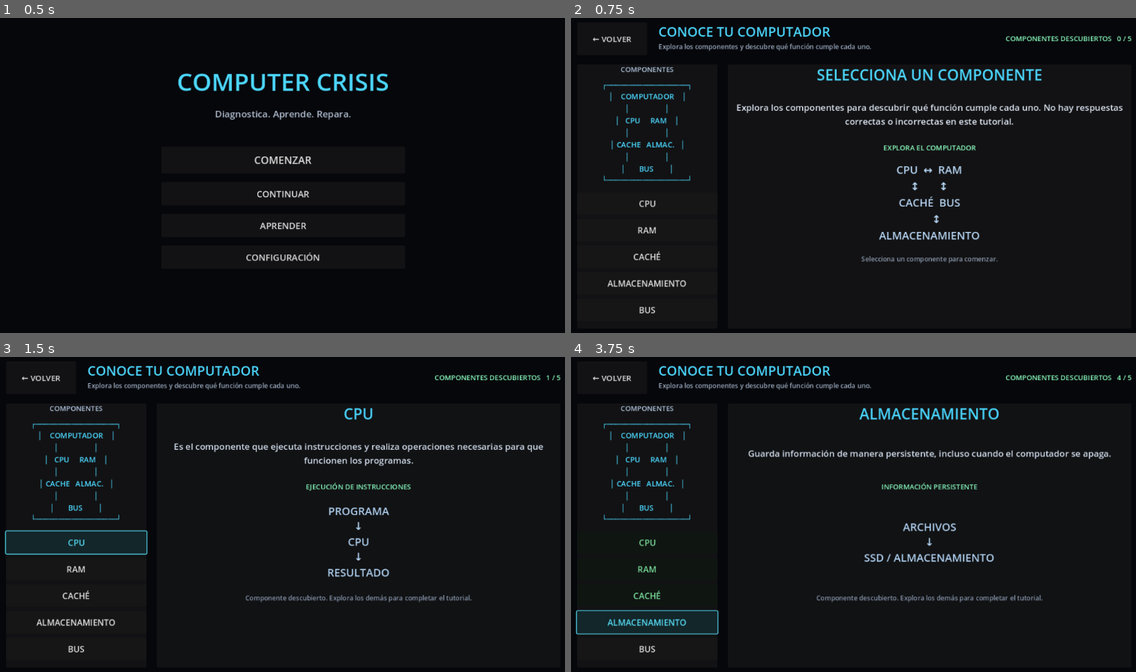
Above: before the commit, frames 1-4 (two rows, left to right).
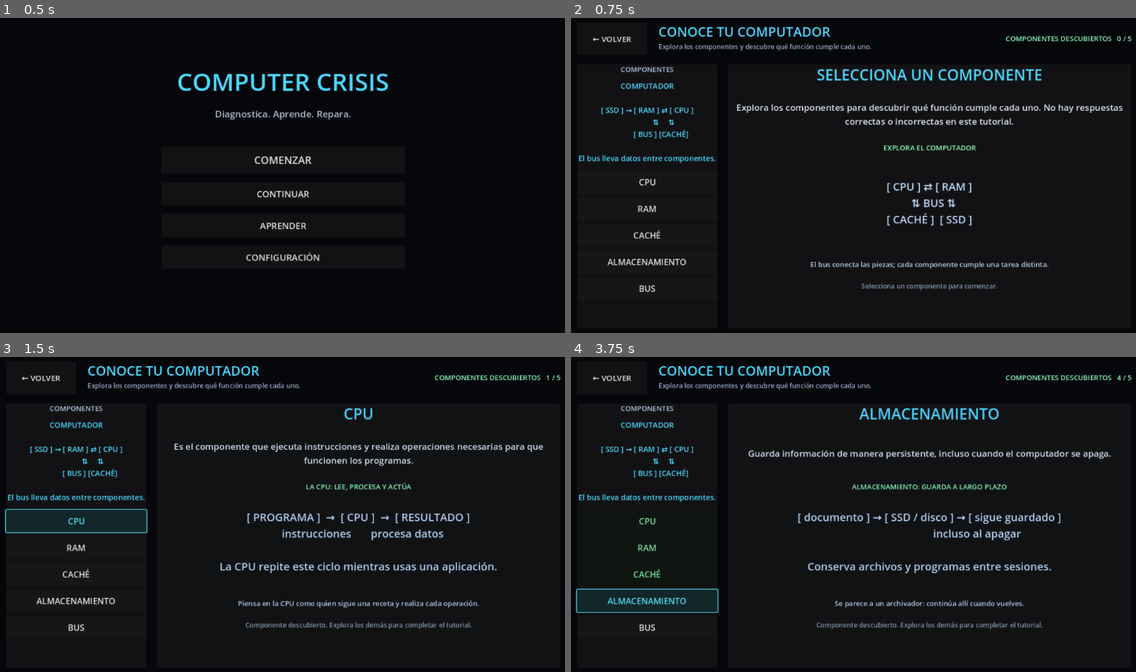
Above: after the commit, the same moments.

Repository: marcifuj/computer-crisis
Game: Godot game, scene res://scenes/main/main.tscn
Same seed, same stepped clock (60 frames per second), same inputs: the game is played once before the commit and once after it.
Inputs:
- Up to frame 1 (0.5 s): no input
- Up to frame 2 (0.75 s): click "APRENDER" at 0.5 s
- Up to frame 3 (1.5 s): click "CPU" at 1.25 s
- Up to frame 4 (3.75 s): click "RAM" at 2 s; click "CACHÉ" at 2.75 s; click "ALMACENAMIENTO" at 3.5 s

Frame 1 is identical in both runs. In frame 2, 4.0% of the frame differs, in the area x 1-85%, y 20-94%; in frame 3, 6.1%; in frame 4, 6.2%, in the area x 0-87%, y 20-94%.

Commit message:
feat: improve tutorial component diagrams

Diff:
--- a/scenes/tutorial/tutorial.tscn
+++ b/scenes/tutorial/tutorial.tscn
@@ -96,7 +96,7 @@
 layout_mode = 2
 theme_override_colors/font_color = Color(0.3, 0.85, 1, 1)
 theme_override_font_sizes/font_size = 16
-text = "┌──────────────────┐\n│    COMPUTADOR    │\n│                  │\n│   CPU     RAM    │\n│                  │\n│ CACHE   ALMAC.   │\n│                  │\n│       BUS        │\n└──────────────────┘"
+text = "COMPUTADOR\n\n[ SSD ] → [ RAM ] ⇄ [ CPU ]\n                 ⇅     ⇅\n              [ BUS ] [CACHÉ]\n\nEl bus lleva datos entre componentes."
 horizontal_alignment = 1
 vertical_alignment = 1
 
@@ -175,6 +175,16 @@
 text = "CPU  ↔  RAM\n↕       ↕\nCACHÉ  BUS\n     ↕\nALMACENAMIENTO"
 horizontal_alignment = 1
 vertical_alignment = 1
+
+[node name="VisualHint" type="Label" parent="MainContent/Body/InfoPanel/InfoContent"]
+custom_minimum_size = Vector2(0, 44)
+layout_mode = 2
+theme_override_colors/font_color = Color(0.75, 0.82, 0.92, 1)
+theme_override_font_sizes/font_size = 15
+text = "Idea clave: cada componente cumple una tarea distinta."
+horizontal_alignment = 1
+vertical_alignment = 1
+autowrap_mode = 2
 
 [node name="Hint" type="Label" parent="MainContent/Body/InfoPanel/InfoContent"]
 layout_mode = 2
--- a/scripts/tutorial.gd
+++ b/scripts/tutorial.gd
@@ -4,32 +4,37 @@
     "CPU": {
         "title": "CPU",
         "description": "Es el componente que ejecuta instrucciones y realiza operaciones necesarias para que funcionen los programas.",
-        "visual_title": "EJECUCIÓN DE INSTRUCCIONES",
-        "visual_flow": "PROGRAMA\n↓\nCPU\n↓\nRESULTADO"
+        "visual_title": "LA CPU: LEE, PROCESA Y ACTÚA",
+        "visual_flow": "[ PROGRAMA ]  →  [ CPU ]  →  [ RESULTADO ]\n   instrucciones       procesa datos\n\nLa CPU repite este ciclo mientras usas una aplicación.",
+        "visual_hint": "Piensa en la CPU como quien sigue una receta y realiza cada operación."
     },
     "RAM": {
         "title": "RAM",
         "description": "Es una memoria que almacena temporalmente los datos y programas que el computador está utilizando.",
-        "visual_title": "MEMORIA DE TRABAJO",
-        "visual_flow": "PROGRAMA\n↓\nRAM\n↓\nCPU"
+        "visual_title": "RAM: LO QUE ESTÁ EN USO AHORA",
+        "visual_flow": "[ SSD: guardado ] → [ RAM: abierto ] → [ CPU: trabajando ]\n     permanece         acceso rápido\n\nAl cerrar o apagar, la RAM se vacía.",
+        "visual_hint": "La RAM se parece a una mesa de trabajo: deja a mano lo que estás usando."
     },
     "CACHE": {
         "title": "CACHÉ",
         "description": "Es una memoria pequeña y rápida que ayuda a la CPU a acceder rápidamente a datos que necesita con frecuencia.",
-        "visual_title": "ACCESO RÁPIDO",
-        "visual_flow": "CPU\n↓\nCACHÉ\n↓\nDATOS FRECUENTES"
+        "visual_title": "CACHÉ: UN ATAJO PARA LA CPU",
+        "visual_flow": "[ CPU ] ⇄ [ CACHÉ: dato frecuente ]\n    si no está aquí, busca en RAM\n\nEs pequeña y muy rápida; evita repetir esperas.",
+        "visual_hint": "Como tener las herramientas más usadas sobre el escritorio."
     },
     "STORAGE": {
         "title": "ALMACENAMIENTO",
         "description": "Guarda información de manera persistente, incluso cuando el computador se apaga.",
-        "visual_title": "INFORMACIÓN PERSISTENTE",
-        "visual_flow": "ARCHIVOS\n↓\nSSD / ALMACENAMIENTO"
+        "visual_title": "ALMACENAMIENTO: GUARDA A LARGO PLAZO",
+        "visual_flow": "[ documento ] → [ SSD / disco ] → [ sigue guardado ]\n                                  incluso al apagar\n\nConserva archivos y programas entre sesiones.",
+        "visual_hint": "Se parece a un archivador: continúa allí cuando vuelves."
     },
     "BUS": {
         "title": "BUS",
         "description": "Permite la comunicación y transferencia de información entre diferentes componentes del computador.",
-        "visual_title": "COMUNICACIÓN",
-        "visual_flow": "CPU ↔ RAM\n↕\nALMACENAMIENTO"
+        "visual_title": "BUS: LA RUTA DE LOS DATOS",
+        "visual_flow": "[ CPU ] ⇄════ BUS ════⇄ [ RAM ]\n                    ⇅\n             [ almacenamiento ]\n\nTransporta datos y señales entre componentes.",
+        "visual_hint": "Imagina el bus como las vías por donde viaja la información."
     }
 }
 
@@ -48,6 +53,7 @@
 @onready var description_label: Label = $MainContent/Body/InfoPanel/InfoContent/Description
 @onready var visual_title: Label = $MainContent/Body/InfoPanel/InfoContent/VisualTitle
 @onready var visual_flow: Label = $MainContent/Body/InfoPanel/InfoContent/VisualFlow
+@onready var visual_hint: Label = $MainContent/Body/InfoPanel/InfoContent/VisualHint
 @onready var hint_label: Label = $MainContent/Body/InfoPanel/InfoContent/Hint
 @onready var completion_panel: PanelContainer = $CompletionPanel
 
@@ -71,6 +77,7 @@
     description_label.text = component.description
     visual_title.text = component.visual_title
     visual_flow.text = component.visual_flow
+    visual_hint.text = component.visual_hint
     hint_label.text = "Componente descubierto. Explora los demás para completar el tutorial."
 
     _update_button_states()
@@ -102,7 +109,8 @@
     selected_name.text = "SELECCIONA UN COMPONENTE"
     description_label.text = "Explora los componentes para descubrir qué función cumple cada uno. No hay respuestas correctas o incorrectas en este tutorial."
     visual_title.text = "EXPLORA EL COMPUTADOR"
-    visual_flow.text = "CPU  ↔  RAM\n↕       ↕\nCACHÉ  BUS\n     ↕\nALMACENAMIENTO"
+    visual_flow.text = "[ CPU ] ⇄ [ RAM ]\n   ⇅ BUS ⇅\n[ CACHÉ ]  [ SSD ]"
+    visual_hint.text = "El bus conecta las piezas; cada componente cumple una tarea distinta."
     hint_label.text = "Selecciona un componente para comenzar."
     _update_button_states()
 
